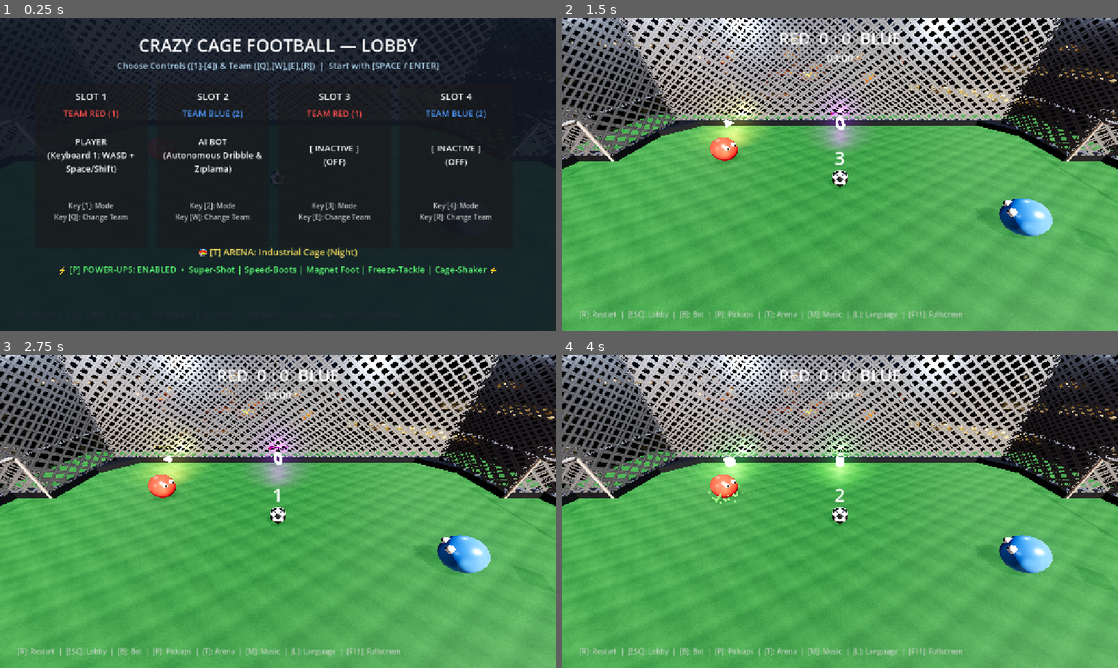
Above: before the commit, frames 1-4 (two rows, left to right).
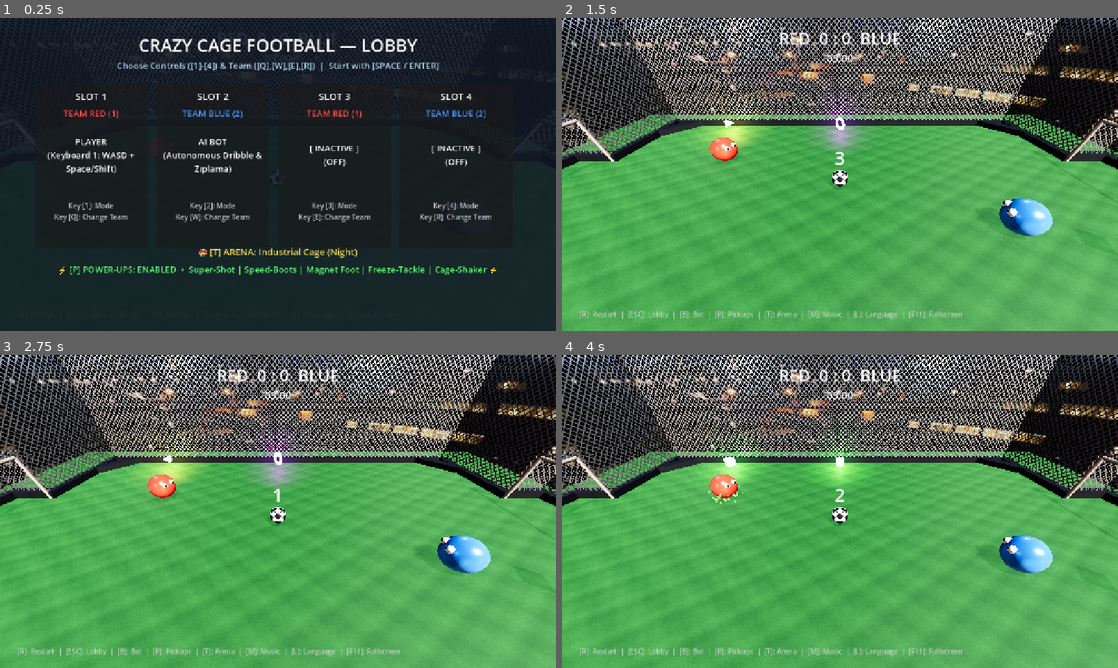
Above: after the commit, the same moments.

Repository: RobinNunkesser/gd-godot-crazy-cage-football
Game: Godot game, scene res://scenes/main.tscn
The game is run twice, just before and just after one commit, with the same random seed, the same clock (stepped at 60 frames per second) and the same inputs.
Inputs (mouse positions are in pixels of both pictures, inside the frame that each line leads up to):
- Up to frame 1 (0.25 s): no input
- Up to frame 2 (1.5 s): tap Enter (p2_jump) at 0.5 s; move the mouse to (962, 158) at 0.52 s; hold D (p1_right) 0.53-1.28 s; tap Shift (p1_boost) at 0.6 s; click (962, 158) at 0.67 s; tap Space (p1_jump) at 0.77 s; move the mouse to (728, 190) at 1.27 s; hold S (p1_down) from 1.28 s (still down); tap Down (p2_down) at 1.35 s
- Up to frame 3 (2.75 s): tap Space (p1_jump) at 1.52 s; move the mouse to (333, 442) at 2.02 s; release S (p1_down) at 2.03 s; hold D (p1_right) from 2.03 s (still down); hold Left (p2_left) from 2.03 s (still down)
- Up to frame 4 (4 s): tap R (restart) at 2.75 s; move the mouse to (812, 574) at 2.77 s; release D (p1_right) at 2.78 s; release Left (p2_left) at 2.78 s; hold W (p1_up) 2.78-3.53 s; tap Right (p2_right) at 2.85 s; click (812, 574) at 2.92 s; tap Space (p1_jump) at 3.02, 3.77 s; move the mouse to (1006, 558) at 3.52 s; hold A (p1_left) from 3.53 s (still down); hold Up (p2_up) from 3.53 s (still down)

The runs differ from the first frame. In frame 1, 0.3% of the frame differs, in the area x 19-83%, y 0-8%; in frame 2, 21%; in frame 3, 21%; in frame 4, 21%, in the area x 0-100%, y 0-46%.

Commit message:
fix(cage): replace 3D box fences with single QuadMesh planes to eliminate double-mesh moire and bottom-seam flickering

Diff:
--- a/scenes/main.gd
+++ b/scenes/main.gd
@@ -299,21 +299,42 @@
 		board_instances.append(board_inst)
 		body.add_child(board_inst)
 
-	# 2. Drahtgitter-Käfigwand oberhalb der Bande
+	# 2. Drahtgitter-Käfigwand oberhalb der Bande (Einzelfläche / QuadMesh statt 40cm dicker Hohlkasten!)
 	var fence_height = size.y - board_height
 	var fence_inst = MeshInstance3D.new()
-	var fence_box = BoxMesh.new()
-	fence_box.size = Vector3(size.x, fence_height, size.z)
-	fence_inst.mesh = fence_box
+	var qm = QuadMesh.new()
+	var max_span = maxf(size.x, size.z)
+	var uv_scale = Vector3(max_span * 0.45, fence_height * 0.45, 1.0)
+
+	if size.y <= CageConfig.WALL_THICKNESS + 0.05:
+		# Horizontale Deckenfläche (Ceiling / Tordach)
+		qm.size = Vector2(size.x, size.z)
+		fence_inst.mesh = qm
+		fence_inst.rotation_degrees = Vector3(90.0, 0.0, 0.0)
+		fence_inst.position = Vector3(0.0, 0.0, 0.0)
+		uv_scale = Vector3(size.x * 0.45, size.z * 0.45, 1.0)
+	elif size.x <= CageConfig.WALL_THICKNESS + 0.05:
+		# Seitenwand entlang Z (LeftWall, RightWall, Flügelwände)
+		qm.size = Vector2(size.z, fence_height)
+		fence_inst.mesh = qm
+		fence_inst.rotation_degrees = Vector3(0.0, 90.0, 0.0)
+		fence_inst.position = Vector3(0.0, -size.y * 0.5 + board_height + fence_height * 0.5, 0.0)
+		uv_scale = Vector3(size.z * 0.45, fence_height * 0.45, 1.0)
+	else:
+		# Vorder-/Rückwand entlang X (BackWall, FrontWall, Seitennetze des Tors)
+		qm.size = Vector2(size.x, fence_height)
+		fence_inst.mesh = qm
+		fence_inst.rotation_degrees = Vector3.ZERO
+		fence_inst.position = Vector3(0.0, -size.y * 0.5 + board_height + fence_height * 0.5, 0.0)
+		uv_scale = Vector3(size.x * 0.45, fence_height * 0.45, 1.0)
+
 	fence_inst.cast_shadow = GeometryInstance3D.SHADOW_CASTING_SETTING_OFF
-	fence_inst.position = Vector3(0, -size.y * 0.5 + board_height + fence_height * 0.5, 0)
 
 	var mat = StandardMaterial3D.new()
 	var fence_path = "res://assets/textures/chainlink_fence.png"
 	if ResourceLoader.exists(fence_path):
 		mat.albedo_texture = load(fence_path)
-		var max_span = maxf(size.x, size.z)
-		mat.uv1_scale = Vector3(max_span * 0.45, fence_height * 0.45, 1.0)
+		mat.uv1_scale = uv_scale
 		mat.albedo_color = custom_color
 		mat.transparency = BaseMaterial3D.TRANSPARENCY_ALPHA_SCISSOR
 		mat.alpha_scissor_threshold = 0.5
